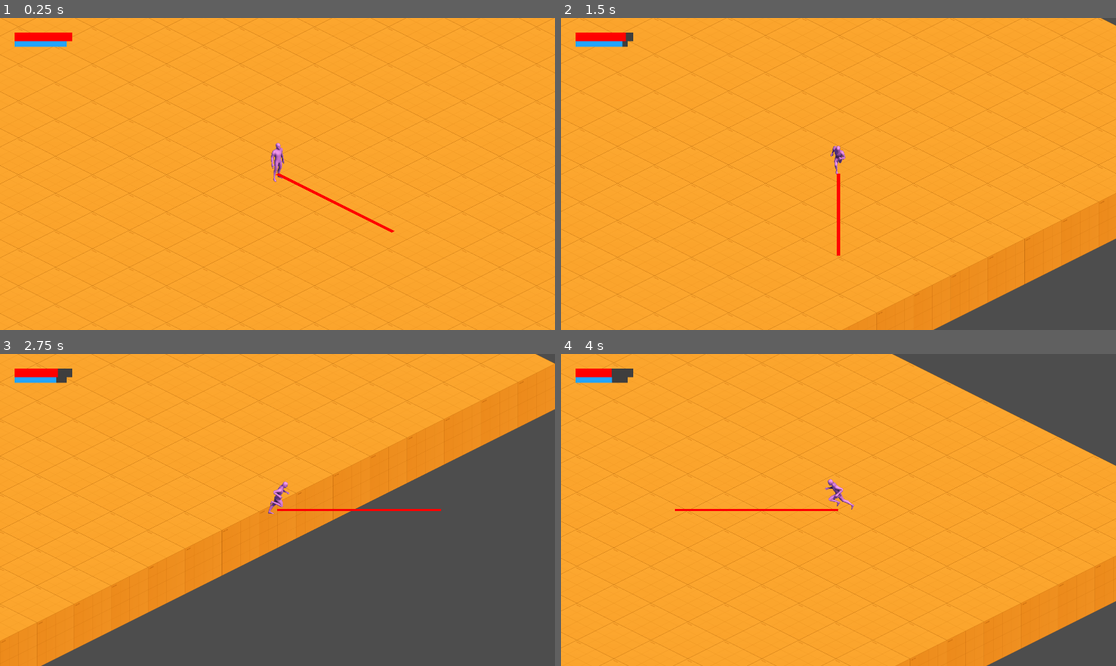
Above: before the commit, frames 1-4 (two rows, left to right).
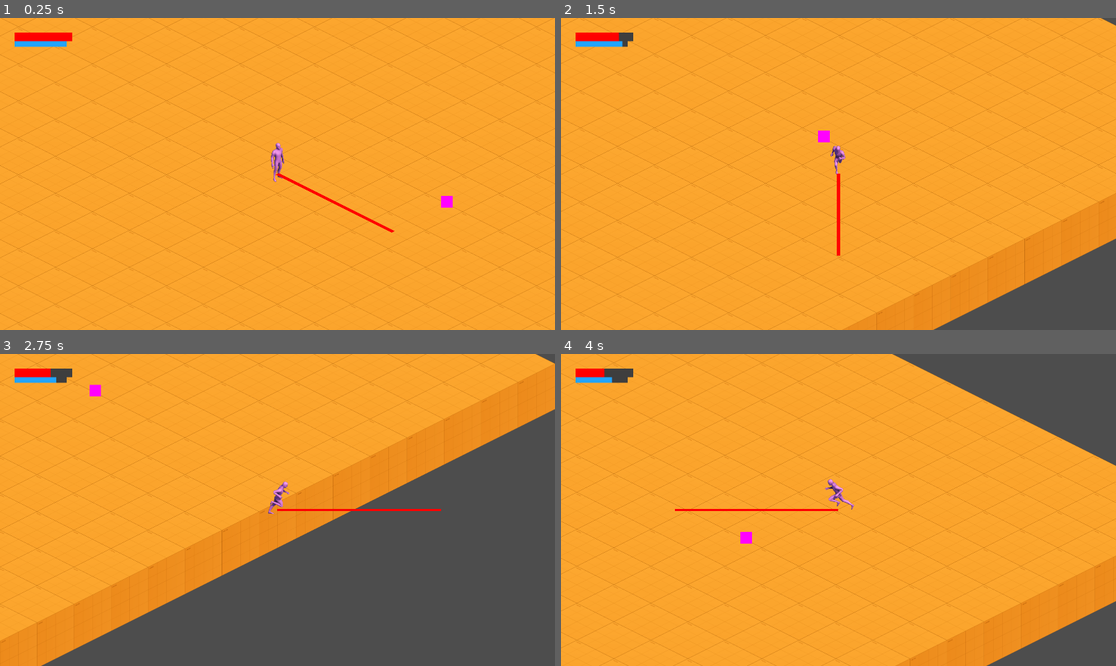
Above: after the commit, the same moments.

Repository: InjustFr/natures-champion
Game: Godot game, scene res://room.tscn
Two runs of this game, one before a commit and one after it. Both use one fixed random seed, a clock stepped at 60 frames per second and the inputs below.
Inputs:
- Up to frame 1 (0.25 s): no input
- Up to frame 2 (1.5 s): tap Enter at 0.5 s; hold D (move_right) 0.53-1.28 s; tap O (cast) at 0.6 s; hold S (move_down) from 1.28 s (still down); tap Space (dash) at 1.35 s
- Up to frame 3 (2.75 s): release S (move_down) at 2.03 s; hold D (move_right) from 2.03 s (still down); tap O (cast) at 2.1 s
- Up to frame 4 (4 s): release D (move_right) at 2.78 s; hold W (move_up) 2.78-3.53 s; tap Space (dash) at 2.85 s; hold A (move_left) from 3.53 s (still down); tap O (cast) at 3.6 s

The runs differ from the first frame. In frame 1, less than 0.1% of the frame differs, in the area x 79-82%, y 57-61%; in frame 2, 0.1%, in the area x 10-49%, y 4-40%; in frame 3, 0.1%; in frame 4, 0.1%.

Commit message:
feat(player): add hurtbox and damage components

Diff:
--- /dev/null
+++ b/entities/components/damage_component.gd
@@ -0,0 +1,4 @@
+class_name DamageComponent
+extends Area2D
+
+@export var damage : int = 0
--- /dev/null
+++ b/entities/components/hurtbox_component.gd
@@ -0,0 +1,19 @@
+class_name HurtboxComponent
+extends Area2D
+
+
+@export var health_component: ResourceComponent
+
+
+func _ready() -> void:
+	@warning_ignore("return_value_discarded")
+	area_entered.connect(_handle_collision)
+
+
+func _handle_collision(body: Node2D) -> void:
+	if body is not DamageComponent:
+		return
+
+	var damage_component: DamageComponent = body
+
+	health_component.current -= damage_component.damage
--- a/entities/player/player.tscn
+++ b/entities/player/player.tscn
@@ -1,6 +1,7 @@
-[gd_scene load_steps=17 format=3 uid="uid://dlauapahh4mjx"]
+[gd_scene load_steps=19 format=3 uid="uid://dlauapahh4mjx"]
 
 [ext_resource type="Script" path="res://entities/player/player.gd" id="1_ipytp"]
+[ext_resource type="Script" path="res://entities/components/hurtbox_component.gd" id="2_aafms"]
 [ext_resource type="SpriteFrames" uid="uid://cw03e80wm2qf1" path="res://entities/player/assets/player.tres" id="2_mdhno"]
 [ext_resource type="Script" path="res://entities/components/isometric_animated_sprite_component.gd" id="3_hxrpy"]
 [ext_resource type="Script" path="res://entities/components/velocity_component.gd" id="7_pwxfr"]
@@ -11,6 +12,10 @@
 [ext_resource type="Script" path="res://entities/player/components/speed_component.gd" id="92_yal5q"]
 [ext_resource type="Script" path="res://entities/components/orientation_component.gd" id="93_0xdff"]
 [ext_resource type="Script" path="res://entities/player/components/player_input_component.gd" id="94_ccvjn"]
+
+[sub_resource type="CapsuleShape2D" id="CapsuleShape2D_1c5un"]
+radius = 32.0
+height = 144.0
 
 [sub_resource type="CapsuleShape2D" id="CapsuleShape2D_t62ou"]
 radius = 26.0
@@ -30,8 +35,21 @@
 
 [node name="Player" type="CharacterBody2D"]
 y_sort_enabled = true
+collision_layer = 2
+collision_mask = 5
 motion_mode = 1
 script = ExtResource("1_ipytp")
+
+[node name="HurtboxComponent" type="Area2D" parent="." node_paths=PackedStringArray("health_component")]
+collision_layer = 0
+collision_mask = 4
+monitorable = false
+script = ExtResource("2_aafms")
+health_component = NodePath("../HealthComponent")
+
+[node name="CollisionShape2D" type="CollisionShape2D" parent="HurtboxComponent"]
+position = Vector2(0, -40)
+shape = SubResource("CapsuleShape2D_1c5un")
 
 [node name="Camera2D" type="Camera2D" parent="."]
 
@@ -86,7 +104,7 @@
 [node name="IsometricInverseProjectionNode2D" type="Node2D" parent="."]
 script = ExtResource("11_copog")
 
-[node name="Control" type="Control" parent="IsometricInverseProjectionNode2D"]
+[node name="GUI" type="Control" parent="IsometricInverseProjectionNode2D"]
 layout_mode = 3
 anchors_preset = 15
 anchor_right = 1.0
@@ -98,7 +116,7 @@
 grow_horizontal = 2
 grow_vertical = 2
 
-[node name="MarginContainer" type="MarginContainer" parent="IsometricInverseProjectionNode2D/Control"]
+[node name="MarginContainer" type="MarginContainer" parent="IsometricInverseProjectionNode2D/GUI"]
 layout_mode = 1
 anchors_preset = 15
 anchor_right = 1.0
@@ -110,11 +128,11 @@
 theme_override_constants/margin_right = 50
 theme_override_constants/margin_bottom = 50
 
-[node name="VBoxContainer" type="VBoxContainer" parent="IsometricInverseProjectionNode2D/Control/MarginContainer"]
+[node name="VBoxContainer" type="VBoxContainer" parent="IsometricInverseProjectionNode2D/GUI/MarginContainer"]
 layout_mode = 2
 theme_override_constants/separation = 0
 
-[node name="HealthBarComponent" type="ProgressBar" parent="IsometricInverseProjectionNode2D/Control/MarginContainer/VBoxContainer" node_paths=PackedStringArray("resource_component")]
+[node name="HealthBarComponent" type="ProgressBar" parent="IsometricInverseProjectionNode2D/GUI/MarginContainer/VBoxContainer" node_paths=PackedStringArray("resource_component")]
 custom_minimum_size = Vector2(200, 30)
 layout_mode = 2
 size_flags_horizontal = 0
@@ -124,7 +142,7 @@
 script = ExtResource("11_wy6bw")
 resource_component = NodePath("../../../../../HealthComponent")
 
-[node name="ManaBarComponent" type="ProgressBar" parent="IsometricInverseProjectionNode2D/Control/MarginContainer/VBoxContainer" node_paths=PackedStringArray("resource_component")]
+[node name="ManaBarComponent" type="ProgressBar" parent="IsometricInverseProjectionNode2D/GUI/MarginContainer/VBoxContainer" node_paths=PackedStringArray("resource_component")]
 custom_minimum_size = Vector2(180, 20)
 layout_mode = 2
 size_flags_horizontal = 0
--- /dev/null
+++ b/entities/weapon_projectiles/staff_projectile/staff_projectile.tscn
@@ -0,0 +1,28 @@
+[gd_scene load_steps=5 format=3 uid="uid://bycwwu8pb35b5"]
+
+[ext_resource type="Script" path="res://entities/components/damage_component.gd" id="1_oqvum"]
+[ext_resource type="Script" path="res://misc/isometric_inverse_projection_node_2d.gd" id="2_33wej"]
+
+[sub_resource type="RectangleShape2D" id="RectangleShape2D_5bgxl"]
+size = Vector2(40, 40)
+
+[sub_resource type="PlaceholderTexture2D" id="PlaceholderTexture2D_03kqd"]
+size = Vector2(40, 40)
+
+[node name="StaffProjectile" type="Node2D"]
+
+[node name="DamageComponent" type="Area2D" parent="."]
+collision_layer = 4
+collision_mask = 0
+monitoring = false
+script = ExtResource("1_oqvum")
+damage = 5
+
+[node name="CollisionShape2D" type="CollisionShape2D" parent="DamageComponent"]
+shape = SubResource("RectangleShape2D_5bgxl")
+
+[node name="IsometricInverseProjectionNode2D" type="Node2D" parent="."]
+script = ExtResource("2_33wej")
+
+[node name="Sprite2D" type="Sprite2D" parent="IsometricInverseProjectionNode2D"]
+texture = SubResource("PlaceholderTexture2D_03kqd")
--- a/project.godot
+++ b/project.godot
@@ -67,3 +67,14 @@
 "events": [Object(InputEventKey,"resource_local_to_scene":false,"resource_name":"","device":-1,"window_id":0,"alt_press …(191 unchanged characters)…
 ]
 }
+attack={
+"deadzone": 0.5,
+"events": [Object(InputEventMouseButton,"resource_local_to_scene":false,"resource_name":"","device":-1,"window_id":0,"alt_pressed":false,"shift_pressed":false,"ctrl_pressed":false,"meta_pressed":false,"button_mask":0,"position":Vector2(0, 0),"global_position":Vector2(0, 0),"factor":1.0,"button_index":1,"canceled":false,"pressed":false,"double_click":false,"script":null)
+]
+}
+
+[layer_names]
+
+2d_physics/layer_1="Wall"
+2d_physics/layer_2="Player"
+2d_physics/layer_3="Ennemis"
--- a/room.tscn
+++ b/room.tscn
@@ -1,8 +1,9 @@
-[gd_scene load_steps=6 format=4 uid="uid://dfhwn2og55nd5"]
+[gd_scene load_steps=7 format=4 uid="uid://dfhwn2og55nd5"]
 
 [ext_resource type="Texture2D" uid="uid://u0bjl3qk40tx" path="res://assets/tiles_atlas.png" id="1_ebv7l"]
 [ext_resource type="PackedScene" uid="uid://dlauapahh4mjx" path="res://entities/player/player.tscn" id="2_4iu5r"]
 [ext_resource type="Script" path="res://misc/isometric_projection_node_2d.gd" id="2_va6b0"]
+[ext_resource type="PackedScene" uid="uid://bycwwu8pb35b5" path="res://entities/weapon_projectiles/staff_projectile/staff_projectile.tscn" id="4_qtctr"]
 
 [sub_resource type="TileSetAtlasSource" id="TileSetAtlasSource_64eyj"]
 texture = ExtResource("1_ebv7l")
@@ -507,3 +508,6 @@
 script = ExtResource("2_va6b0")
 
 [node name="Player" parent="IsometricProjectionNode2D" instance=ExtResource("2_4iu5r")]
+
+[node name="StaffProjectile" parent="IsometricProjectionNode2D" instance=ExtResource("4_qtctr")]
+position = Vector2(389, -197)
